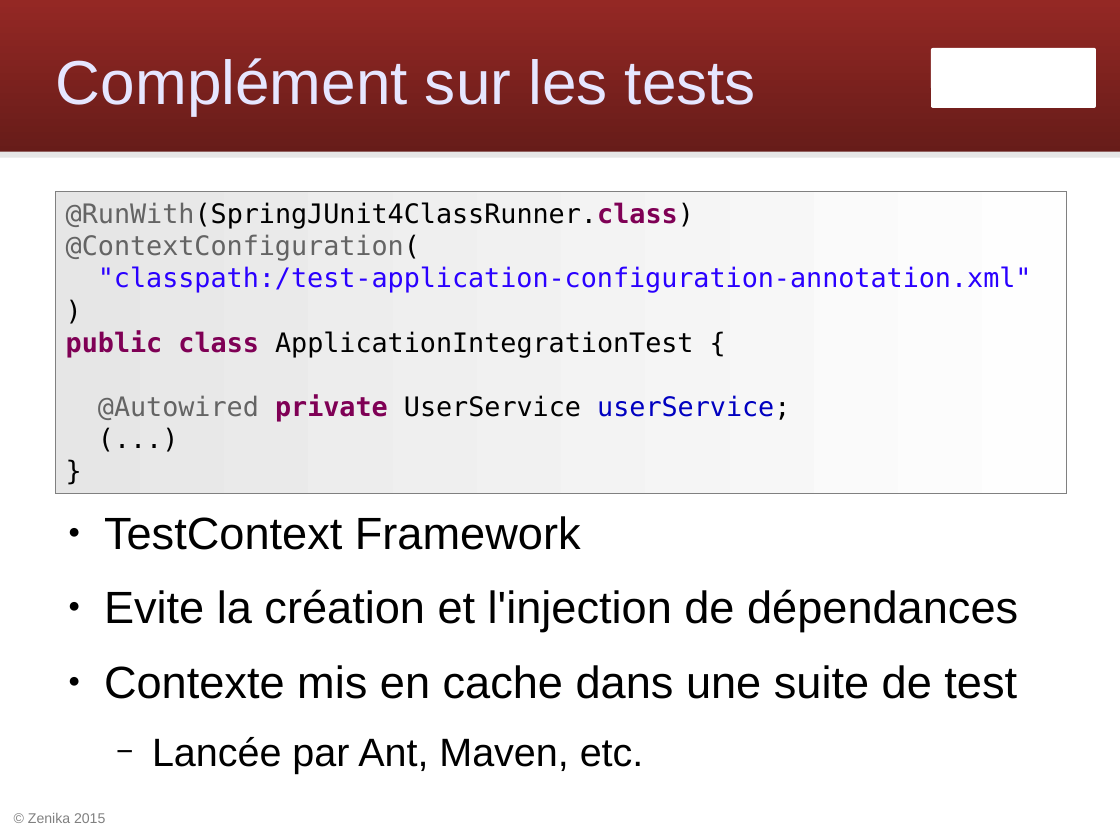
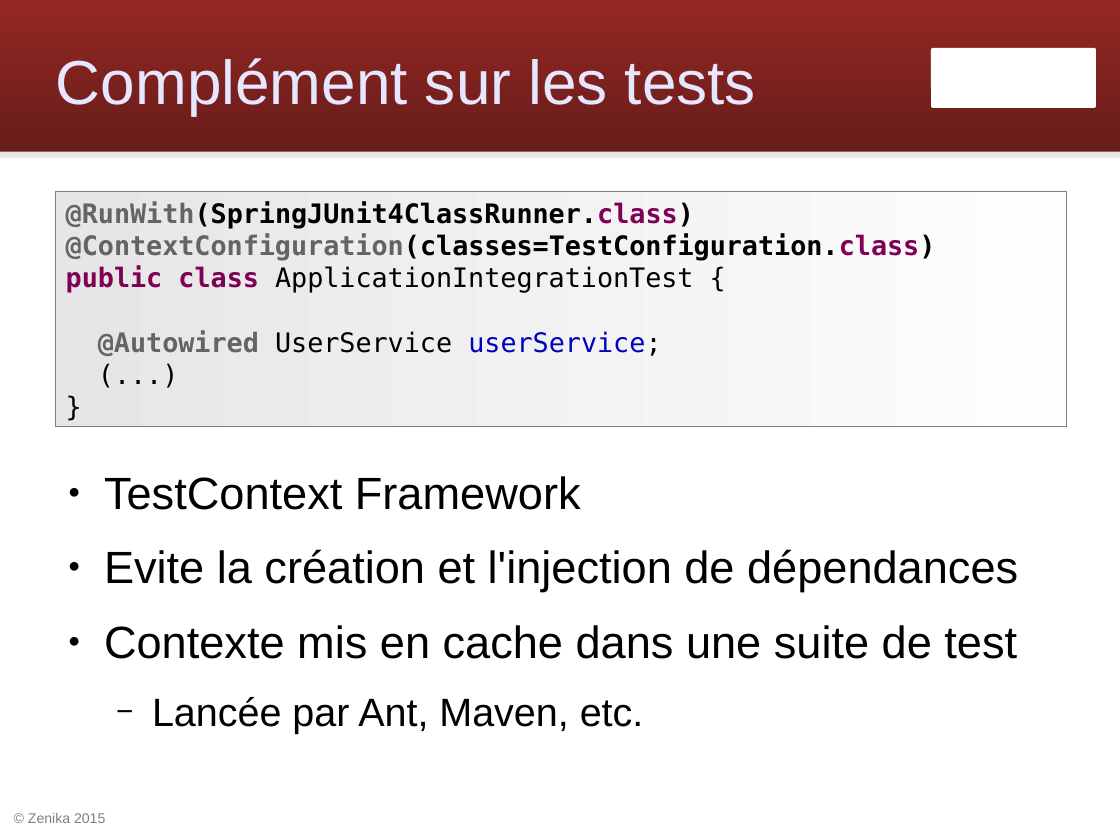
Before and after one commit to Zenika/workshop-spring-core, a slide deck: slide 44 of spring-workshop.odp (slide 43 before the commit). Drawn at 1120x840 pixels with LibreOffice and Linux fonts; fonts in the diff are those of the drawing; background and template pictures are left out. Boxes give left, top, right and bottom in pixels: in the first picture for what was removed or moved away, otherwise in the second. Text is boxed around its words. In the diff, an @@ line names an element or a change of style, - is before the commit and + after.

Commit message:
Utiliser config Java pour les annotations

```diff
--- a/spring-workshop.odp
+++ b/spring-workshop.odp
@@ rectangle "@RunWith(SpringJUnit4ClassRunner.class)": place and size @@
-rectangle "@RunWith(SpringJUnit4ClassRunner.class)" at box(56, 192, 1067, 494)
+rectangle "@RunWith(SpringJUnit4ClassRunner.class)" at box(56, 192, 1067, 427)
@@ text in rectangle at box(66, 202, 694, 229): bold on in "@RunWith(SpringJUnit4ClassRunner.class)" @@
@@ text in rectangle at box(66, 234, 936, 261): text changed; text colour #2A00FF to #000000; bold on @@
-@ContextConfiguration(
-"classpath:/test-application-configuration-annotation.xml"
-)
+@ContextConfiguration(classes=TestConfiguration.class)
@@ text in rectangle at box(98, 330, 661, 356): text changed @@
-@Autowired private UserService userService;
+@Autowired UserService userService;
@@ text "TestContext Framework": place and size @@
-text "TestContext Framework" at box(104, 516, 1018, 774)
+text "TestContext Framework" at box(104, 476, 1018, 734)
```
Also in this commit, not shown: 8 other slides changed, 7 slides removed, 10 other files.
